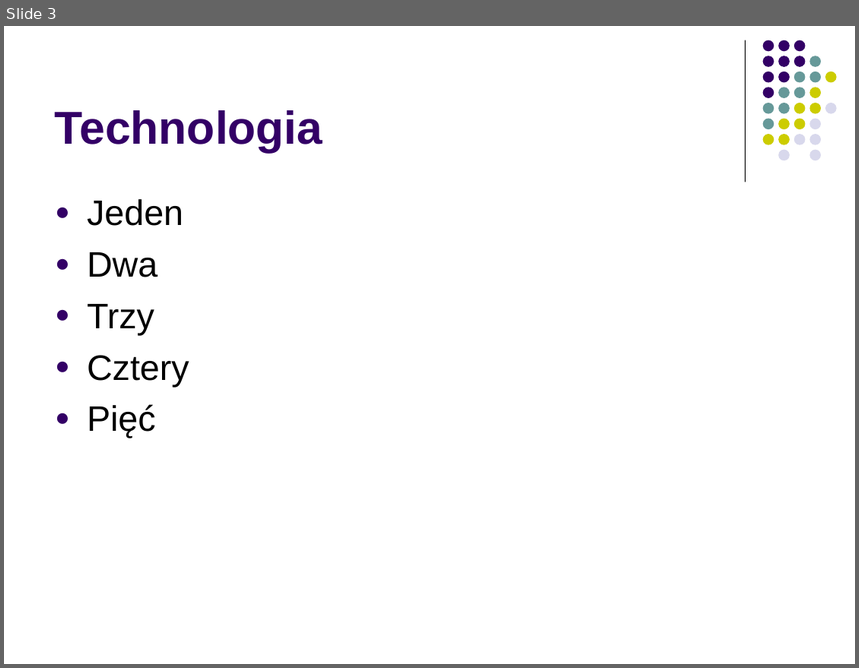
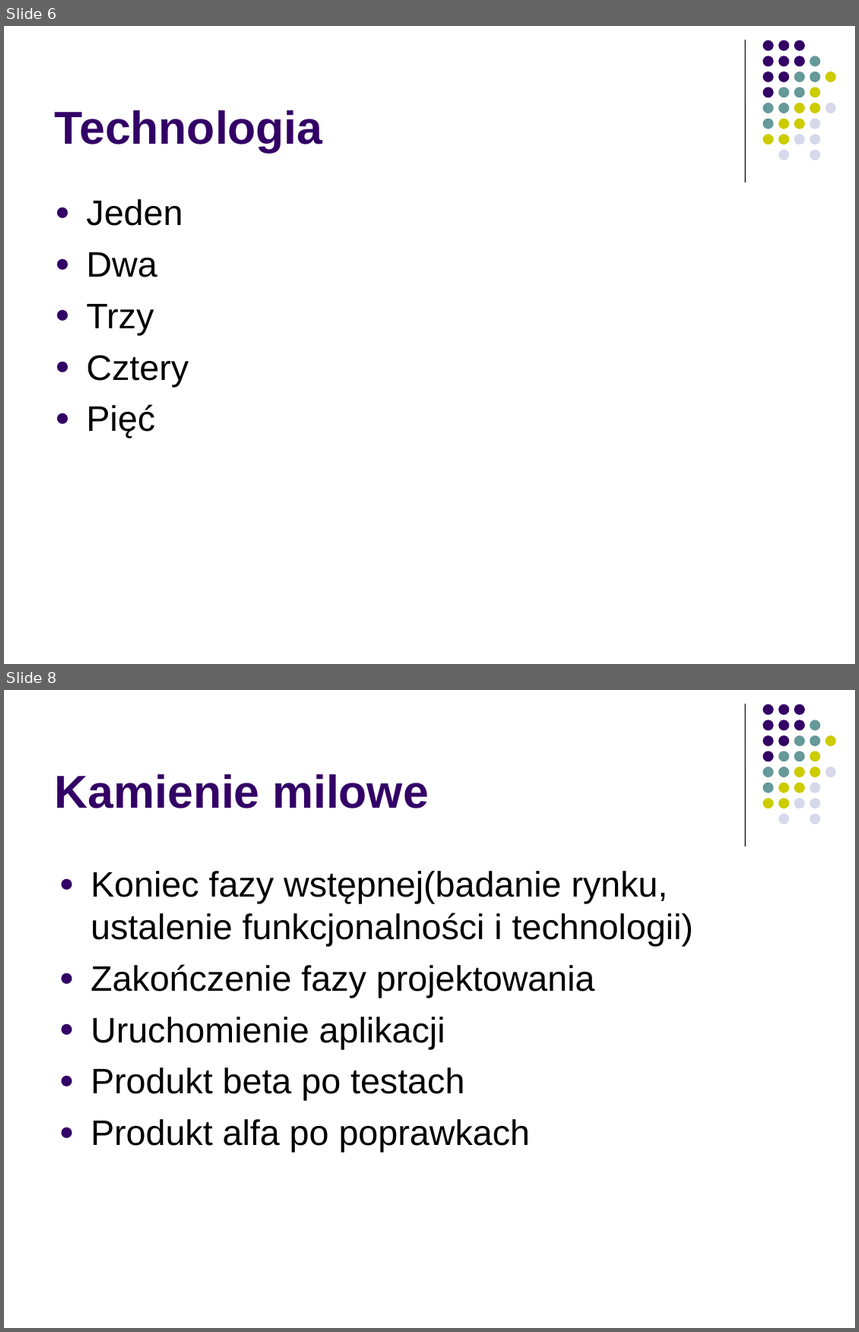
Before and after one commit to Andrzej1984/ZIwG_projekt, a slide deck: Zastosowania informatyki w gospodarce-projekt.ppt. Shown one above the other, each under a label of ours: slide 3 before the commit, slides 6 and 8 after it; the slides between them are not shown. The pictures are 859x668 and 859x1332 pixels, drawn with LibreOffice and Linux fonts; fonts in the diff are those of the drawing. Boxes give left, top, right and bottom in pixels: in the first picture for what was removed or moved away, otherwise in the second. Text is boxed around its words. In the diff, an @@ line names an element or a change of style, - is before the commit and + after.

```diff
--- a/Zastosowania informatyki w gospodarce-projekt.ppt
+++ b/Zastosowania informatyki w gospodarce-projekt.ppt
@@ slide 8 added at bbox=[4, 690, 855, 1328], background #FFFFFF; not listed: 32 template elements that a slide beside it also shows @@
@@ title added at bbox=[55, 774, 428, 809], 39 pt, text #330066, bold @@
+Kamienie milowe
@@ text added at bbox=[91, 871, 693, 1152], 30 pt, text #000000 @@
+● Koniec fazy wstępnej(badanie rynku, ustalenie funkcjonalności i technologii)
+● Zakończenie fazy projektowania
+● Uruchomienie aplikacji
+● Produkt beta po testach
+● Produkt alfa po poprawkach
@@ what was slide 3 is now slide 6 @@
```
Also in this commit, not shown: 2 other slides changed, 6 other slides added, 3 slides removed.
